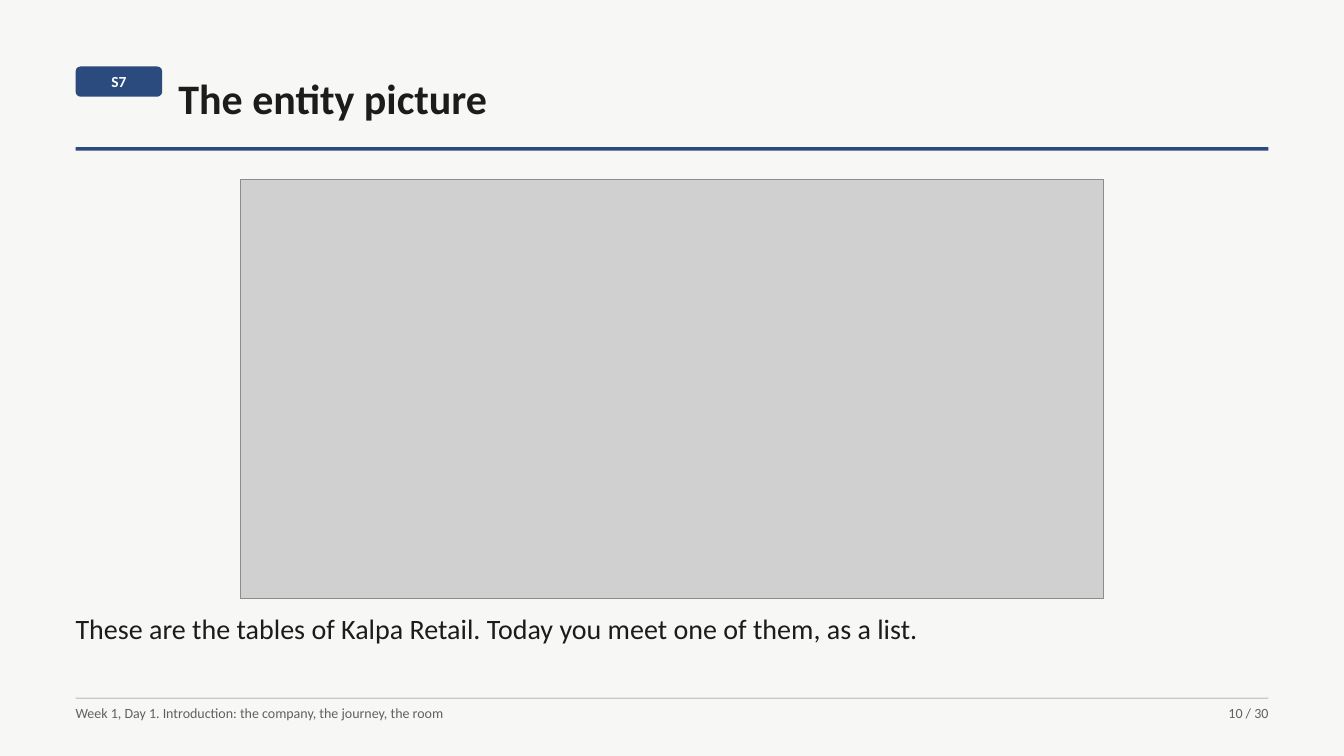
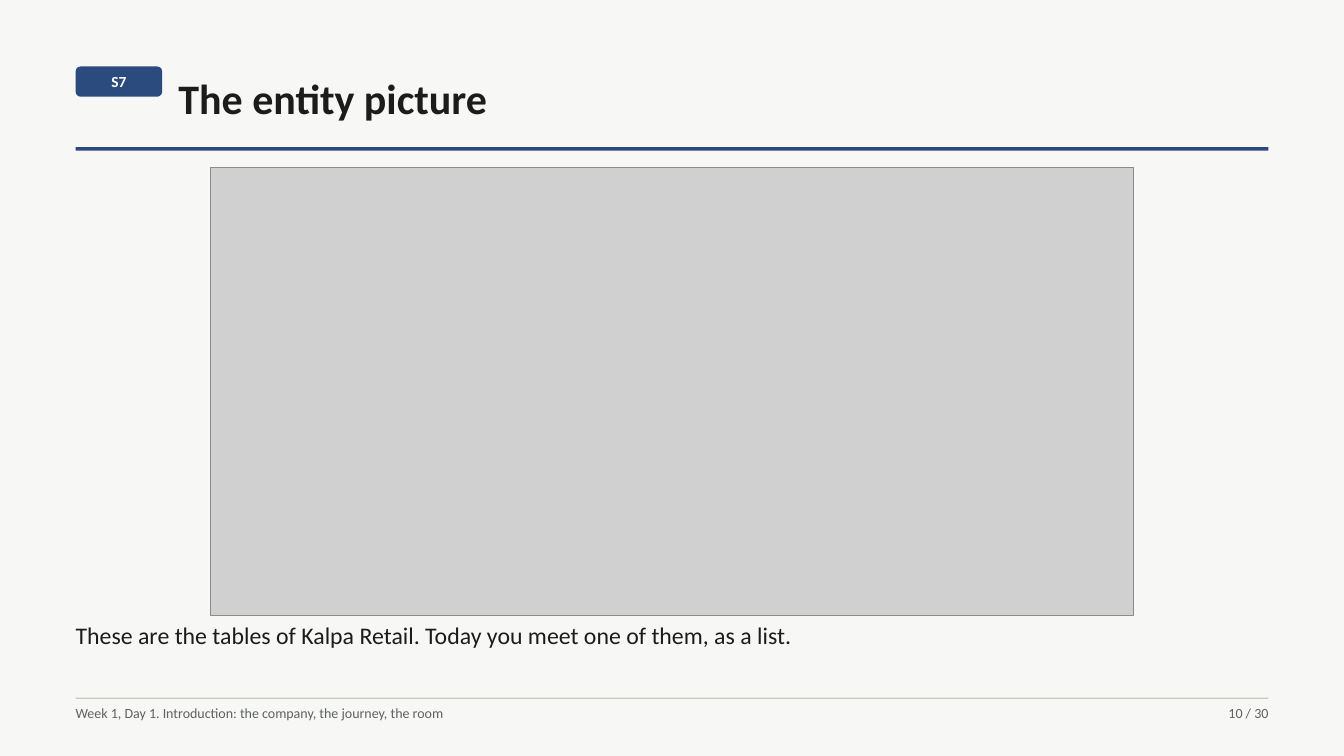
Before and after one commit to fde-academy-lab/c2-content-factory, a slide deck: slide 10 of content/W01/D1/slides/C2_W01_D01_intro_STUDENT.pptx. Drawn at 1344x756 pixels with LibreOffice and Linux fonts; fonts in the diff are those of the drawing; grey boxes stand for pictures. Boxes give left, top, right and bottom in pixels: in the first picture for what was removed or moved away, otherwise in the second. Text is boxed around its words. In the diff, an @@ line names an element or a change of style, - is before the commit and + after.

```diff
--- a/content/W01/D1/slides/C2_W01_D01_intro_STUDENT.pptx
+++ b/content/W01/D1/slides/C2_W01_D01_intro_STUDENT.pptx
@@ picture resized from (x1=240, y1=179, x2=1104, y2=599) to (x1=211, y1=167, x2=1134, y2=616) @@
@@ text "These are the tables of ..." moved from (x1=76, y1=619, x2=917, y2=644) to (x1=76, y1=627, x2=791, y2=648) @@
@@ text "These are the tables of ..." at (x1=76, y1=627, x2=791, y2=648): size 20 to 17 pt @@
```
Also in this commit, not shown: 1 other slide changed, 23 other files.
